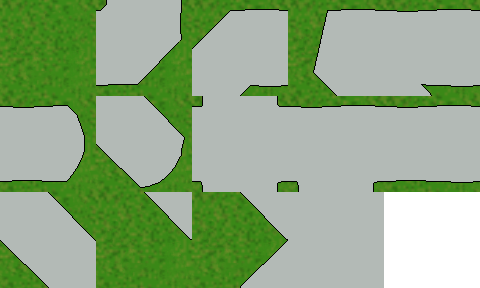
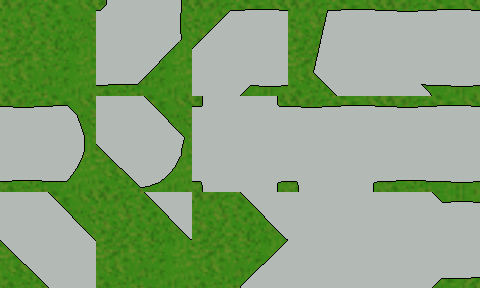
Two versions of the same layered image (480 × 288). Layer-by-layer changes:
renamed "Tile_Path_Pave" to "Layer 2", painted on it over [384, 192, 480, 288]
added layer "Layer 1" above "Background" over [384, 192, 480, 288]
painted on "Background" over [384, 192, 480, 288]
